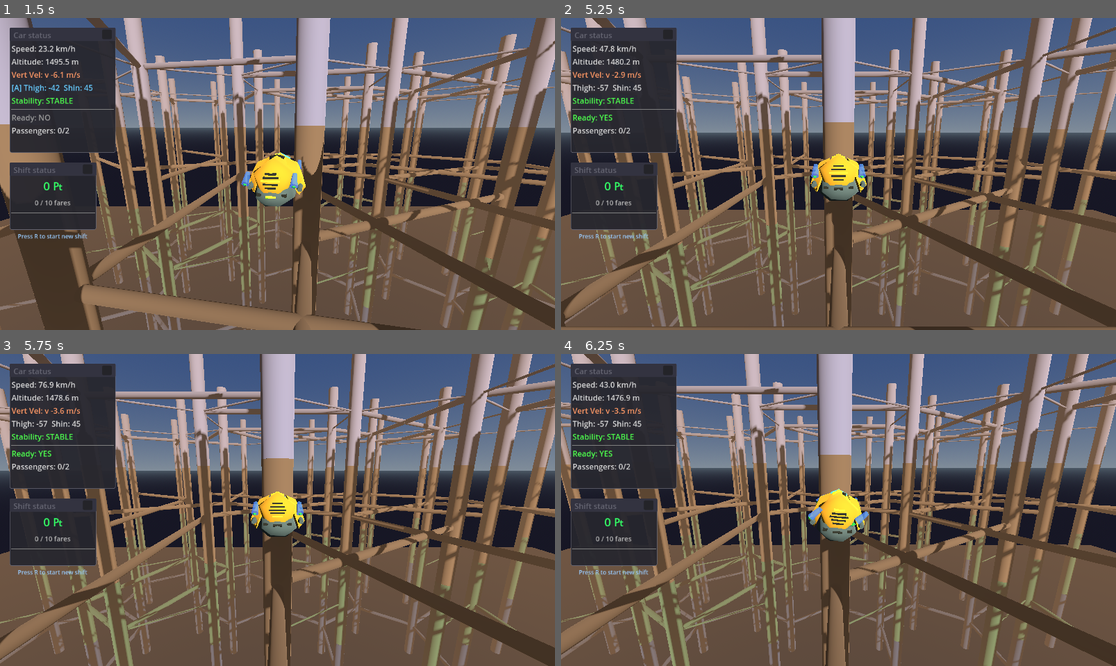
Above: before the commit, frames 1-4 (two rows, left to right).
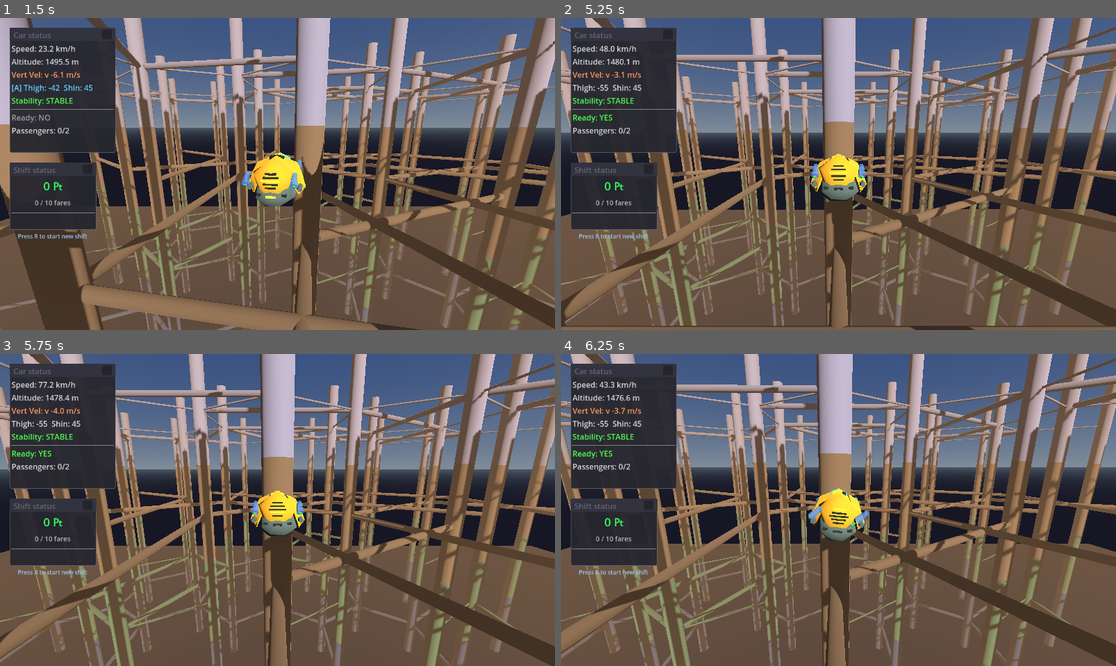
Above: after the commit, the same moments.

Repository: TaxiService/fcar
Game: Godot game, scene res://city/city_test.tscn
Two runs of this game, one before a commit and one after it. Both use one fixed random seed, a clock stepped at 60 frames per second and the inputs below. This scene is started directly instead of the project's main scene.
Inputs (mouse positions are in pixels of both pictures, inside the frame that each line leads up to):
- Up to frame 1 (1.5 s): tap R (toggle_ready_for_fares) at 0.5, 1.25 s; move the mouse to (305, 174) at 0.52 s; hold C (crouch) 0.53-1.28 s; hold W (forward) from 0.53 s (still down); click (305, 174) at 0.67 s; tap Space (jump) at 0.77 s; move the mouse to (249, 174) at 1.27 s; tap T (eject_passengers) at 1.35 s
- Up to frame 2 (5.25 s): keep holding W (forward); tap Space (jump) at 1.52, 3.02, 3.77, 4.52 s; tap R (toggle_ready_for_fares) at 2, 2.75, 3.5, 3.6, 4.25 s; move the mouse to (849, 167) at 2.02 s; tap V (toggle_auto_hover) at 2.1 s; move the mouse to (832, 180) at 2.77 s; tap Ctrl (toggle_com_compensation) at 2.85 s; click (832, 180) at 2.92 s; move the mouse to (877, 177) at 3.52 s; move the mouse to (794, 170) at 4.27 s; tap Alt at 4.35 s; move the mouse to (844, 174) at 5.02 s; hold Shift from 5.03 s (still down); click (844, 174) at 5.17 s
- Up to frame 3 (5.75 s): keep holding W (forward); keep holding Shift
- Up to frame 4 (6.25 s): move the mouse to (816, 503) at 5.77 s; release W (forward) at 5.78 s; release Shift at 5.78 s; hold D (strafe_right) from 5.78 s (still down); tap C (crouch) at 5.85 s; tap Space (jump) at 6.02 s

Frame 1 is identical in both runs. In frame 2, 1.9% of the frame differs, in the area x 0-100%, y 0-100%; in frame 3, 10%; in frame 4, 8.0%.

Commit message:
tweaked nosepitch smoothing/strength

Diff:
--- a/FCar.gd
+++ b/FCar.gd
@@ -102,8 +102,8 @@
 @export var booster_roll_offset_limited: bool = true  # If false, offset can go beyond limit (testing)
 @export var booster_roll_speed: float = 60.0  # How fast the differential builds (deg/sec)
 @export var booster_pitch_up_torque: float = 50000.0  # Torque strength for pitching nose up
-@export var booster_pitch_down_torque: float = 50000.0  # Torque strength for pitching nose down
-@export var booster_pitch_smoothing: float = 10.0  # How fast pitch force ramps up/down (higher = snappier)
+@export var booster_pitch_down_torque: float = 75000.0  # Torque strength for pitching nose down
+@export var booster_pitch_smoothing: float = 2.0  # How fast pitch force ramps up/down (higher = snappier)
 
 @export_category("passengers")
 @export var cargo_capacity: int = 2
--- a/city/city_test.tscn
+++ b/city/city_test.tscn
@@ -59,6 +59,7 @@
 
 [node name="FCar" parent="." instance=ExtResource("2_tegu2")]
 transform = Transform3D(1, 0, 0, 0, 1, 0, 0, 0, 1, 0, 1500, 0)
+booster_preset_forward = Vector2(-55, 45)
 
 [node name="FreeCam" type="Camera3D" parent="."]
 transform = Transform3D(1, 0, 0, 0, 0.965, 0.259, 0, -0.259, 0.965, 0, 500, 800)
